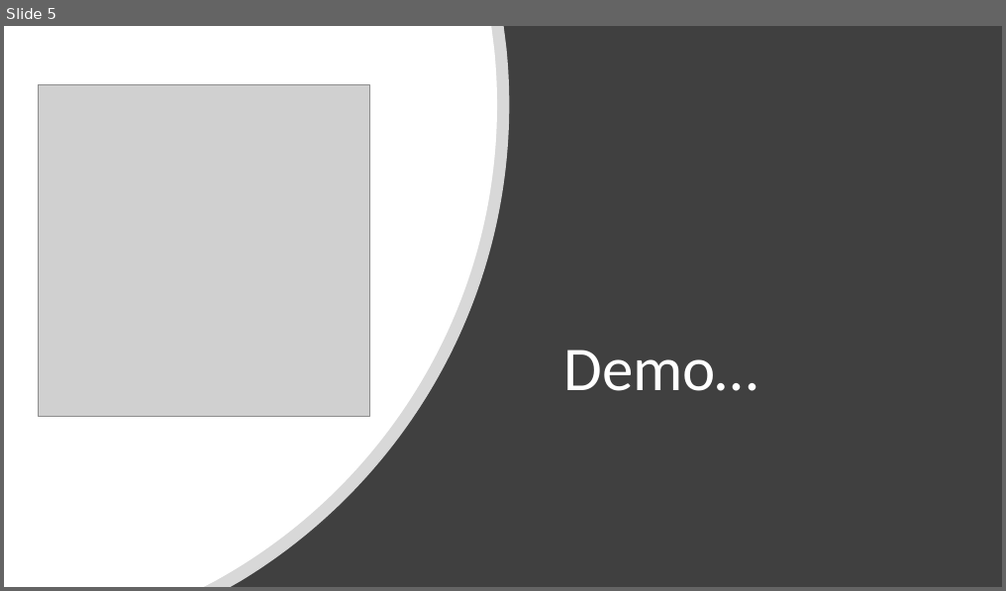
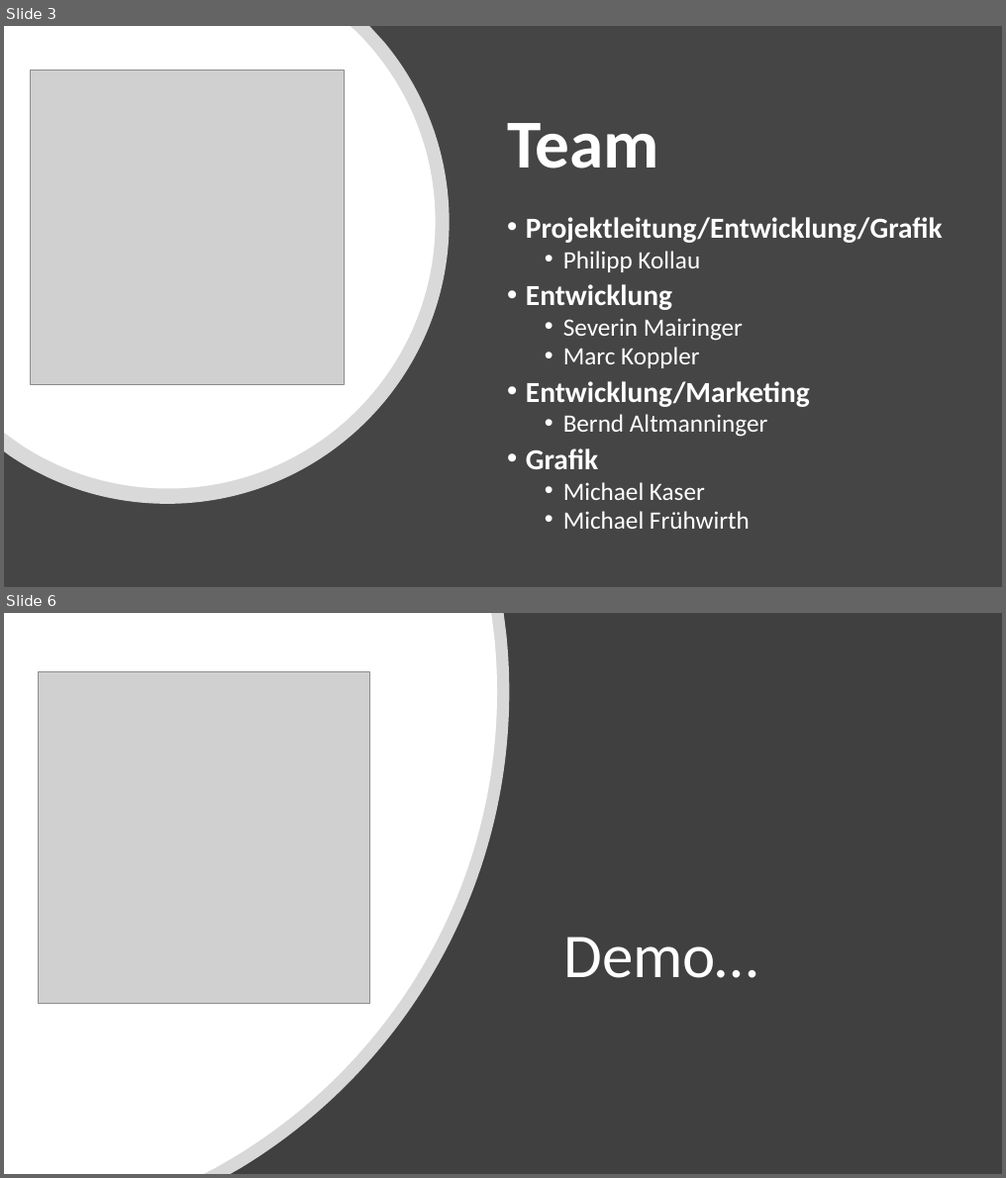
Before and after one commit to sevsev9/blob, a slide deck: PR-Folder/Projekt_blob_präsentation.pptx. Shown one above the other, each under a label of ours: slide 5 before the commit, slides 3 and 6 after it; the slides between them are not shown. The pictures are 1006x591 and 1006x1178 pixels, drawn with LibreOffice and Linux fonts; fonts in the diff are those of the drawing; grey boxes stand for pictures. Boxes give left, top, right and bottom in pixels: in the first picture for what was removed or moved away, otherwise in the second. Text is boxed around its words. In the diff, an @@ line names an element or a change of style, - is before the commit and + after.

```diff
--- a/PR-Folder/Projekt_blob_präsentation.pptx
+++ b/PR-Folder/Projekt_blob_präsentation.pptx
@@ slide 3 added at box(4, 26, 1002, 587), background #454545 @@
@@ freeform shape added at box(4, 26, 450, 504), fill #FFFFFF at 80% opacity @@
@@ freeform shape added at box(4, 26, 436, 488), fill #FFFFFF @@
@@ picture added at box(30, 71, 344, 383) @@
@@ title added at box(507, 123, 659, 169), 66 pt, text #FFFFFF, bold @@
+Team
@@ text added at box(526, 217, 943, 529), 24 pt, text #FFFFFF @@
+• Projektleitung/Entwicklung/Grafik
+  • Philipp Kollau
+• Entwicklung
+  • Severin Mairinger
+  • Marc Koppler
+• Entwicklung/Marketing
+  • Bernd Altmanninger
+• Grafik
+  • Michael Kaser
+  • Michael Frühwirth
@@ what was slide 5 is now slide 6 @@
```
Also in this commit, not shown: 4 slides changed.
